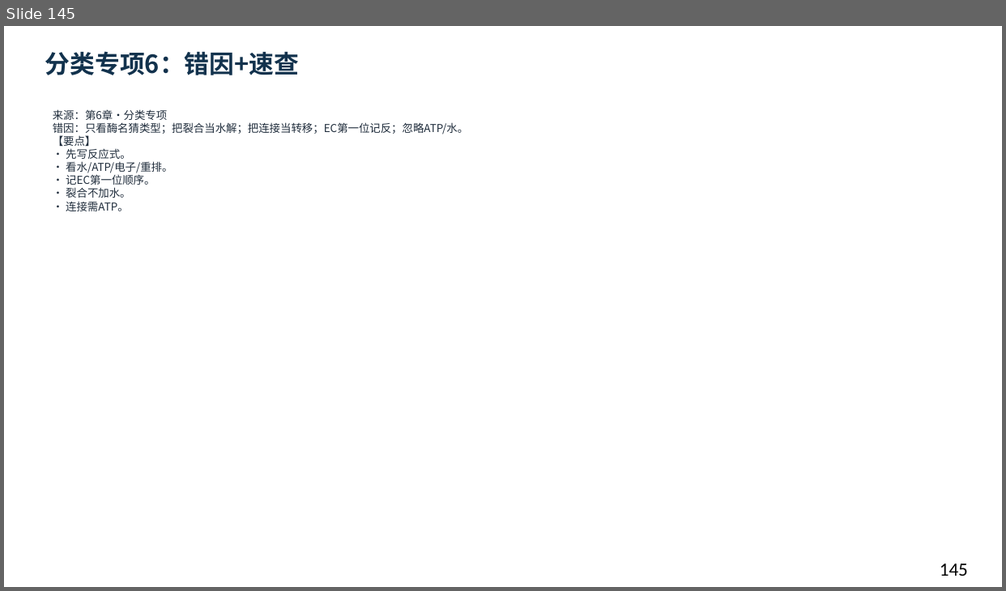
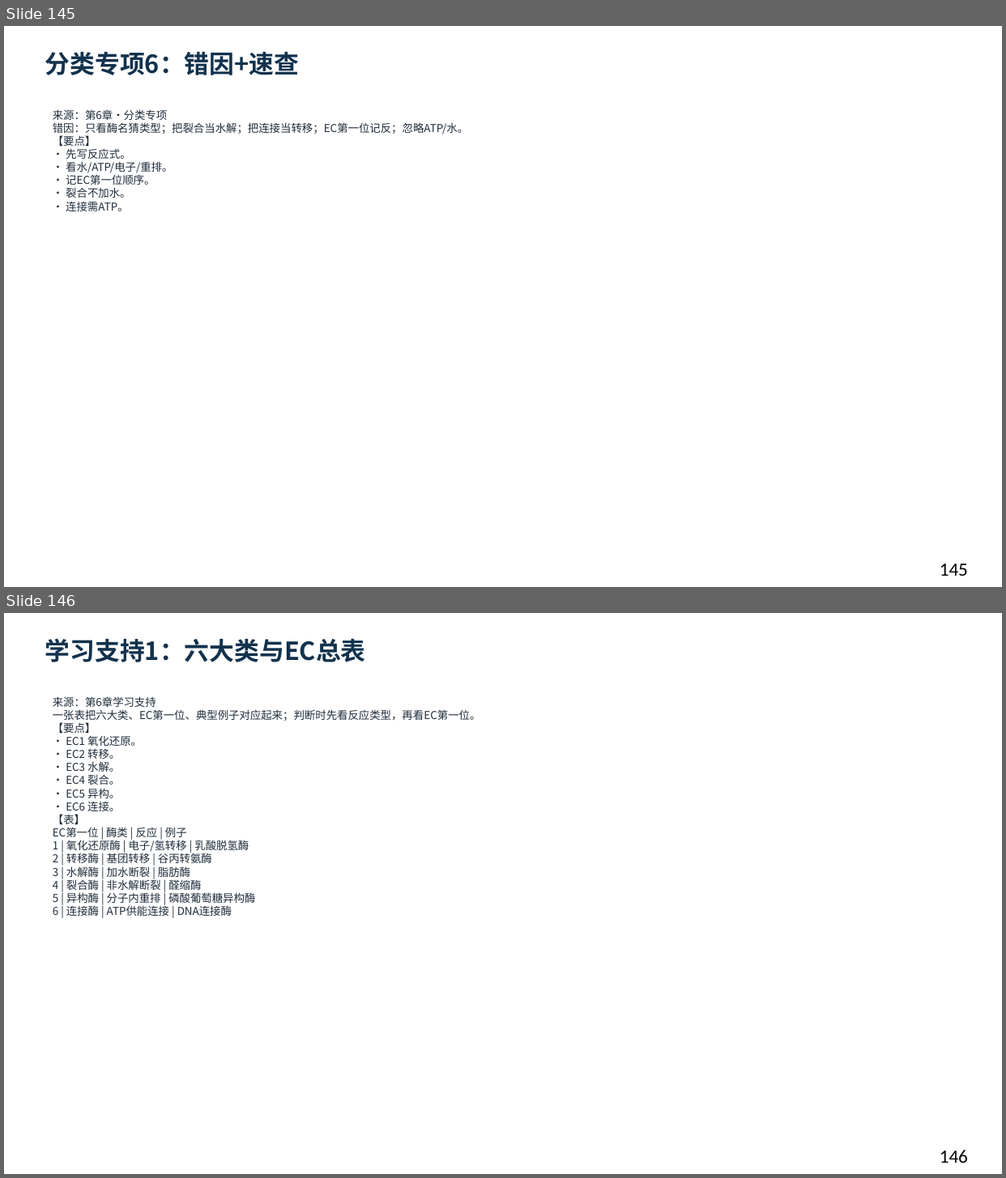
Before and after one commit to newkan-li/Biochemistry, a slide deck: downloads/bc06-ai-style.pptx. Shown one above the other, each under a label of ours: slide 145 before the commit, slides 145 and 146 after it. The pictures are 1006x591 and 1006x1178 pixels, drawn with LibreOffice and Linux fonts; fonts in the diff are those of the drawing. Boxes give left, top, right and bottom in pixels: in the first picture for what was removed or moved away, otherwise in the second. Text is boxed around its words. In the diff, an @@ line names an element or a change of style, - is before the commit and + after.

```diff
--- a/downloads/bc06-ai-style.pptx
+++ b/downloads/bc06-ai-style.pptx
@@ slide 146 added at bbox=[4, 613, 1002, 1174], background #FFFFFF @@
@@ text added at bbox=[45, 638, 366, 662], 24 pt, text #12324D, bold @@
+学习支持1：六大类与EC总表
@@ text added at bbox=[53, 696, 481, 916], 10.5 pt, text #202D3C @@
+来源：第6章学习支持
+一张表把六大类、EC第一位、典型例子对应起来；判断时先看反应类型，再看EC第一位。
+【要点】
+• EC1 氧化还原。
+• EC2 转移。
+• EC3 水解。
+• EC4 裂合。
+• EC5 异构。
+• EC6 连接。
+【表】
+EC第一位 | 酶类 | 反应 | 例子
+1 | 氧化还原酶 | 电子/氢转移 | 乳酸脱氢酶
+2 | 转移酶 | 基团转移 | 谷丙转氨酶
+3 | 水解酶 | 加水断裂 | 脂肪酶
+4 | 裂合酶 | 非水解断裂 | 醛缩酶
+5 | 异构酶 | 分子内重排 | 磷酸葡萄糖异构酶
+6 | 连接酶 | ATP供能连接 | DNA连接酶
@@ text added at bbox=[940, 1150, 968, 1163], 18 pt, text #000000 @@
+146
```
Also in this commit, not shown: 12 slides changed, 5 other slides added, 6 other files.
